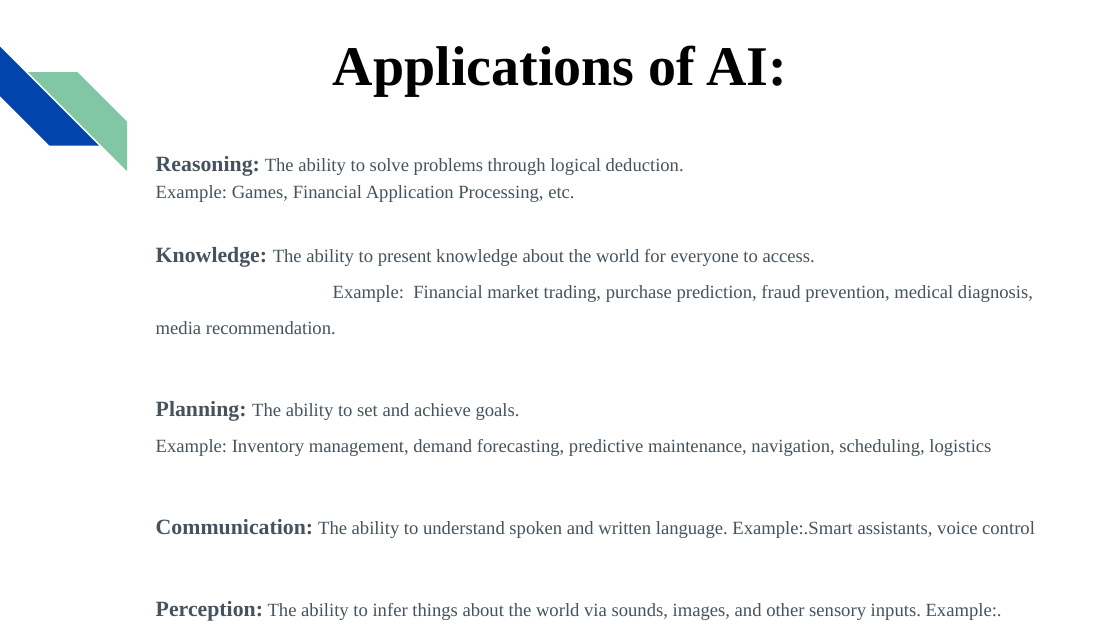
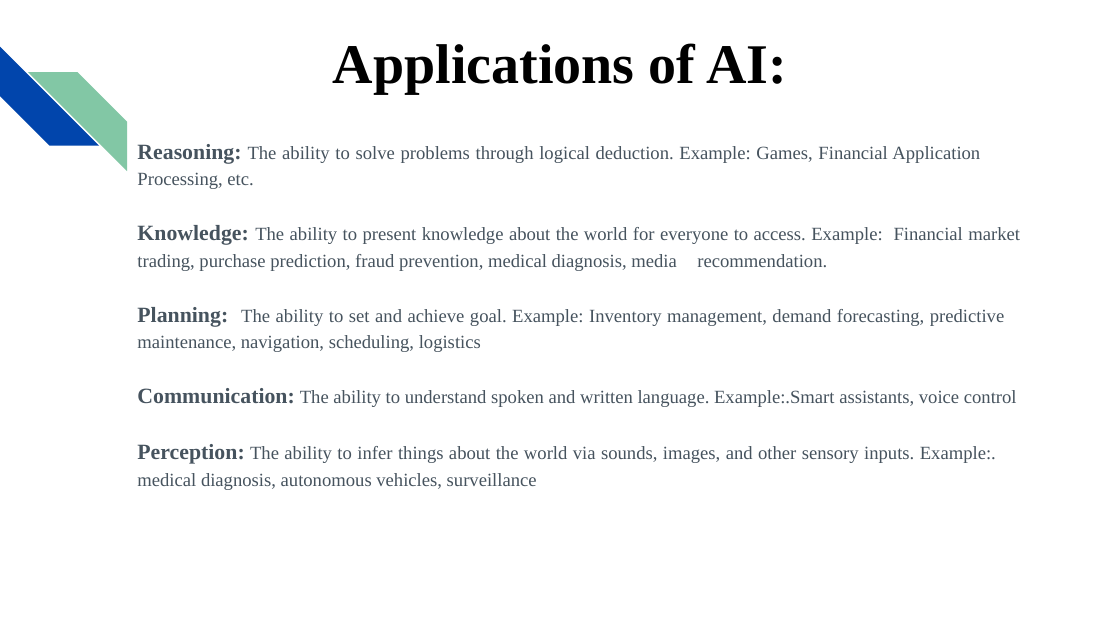
Before and after one commit to Project1-007/Project-1, a slide deck: slide 4 of Presentation/Presentation 1.pptx. Drawn at 1120x630 pixels with LibreOffice and Linux fonts; fonts in the diff are those of the drawing. Boxes give left, top, right and bottom in pixels: in the first picture for what was removed or moved away, otherwise in the second. Text is boxed around its words. In the diff, an @@ line names an element or a change of style, - is before the commit and + after.

```diff
--- a/Presentation/Presentation 1.pptx
+++ b/Presentation/Presentation 1.pptx
@@ text "Reasoning: The ability to solve ..." moved from (x1=156, y1=156, x2=1035, y2=621) to (x1=137, y1=144, x2=1020, y2=490) @@
@@ text at (x1=137, y1=144, x2=1020, y2=490): alignment left to justified; line spacing 1.6 to 1.15; less space between paragraphs @@
@@ text at (x1=137, y1=307, x2=1004, y2=352): text changed @@
-Planning: The ability to set and achieve goals. Example: Inventory management, demand forecasting, predictive maintenance, navigation, scheduling, logistics
+Planning: The ability to set and achieve goal. Example: Inventory management, demand forecasting, predictive maintenance, navigation, scheduling, logistics
```
Also in this commit, not shown: 7 other slides changed.
